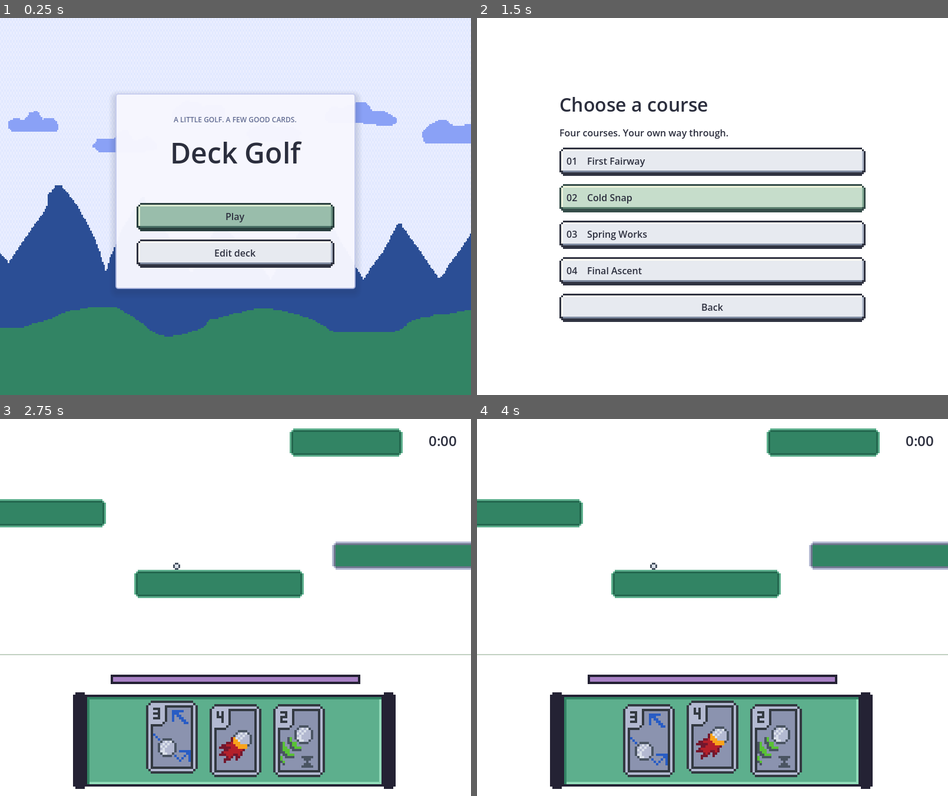
Above: before the commit, frames 1-4 (two rows, left to right).
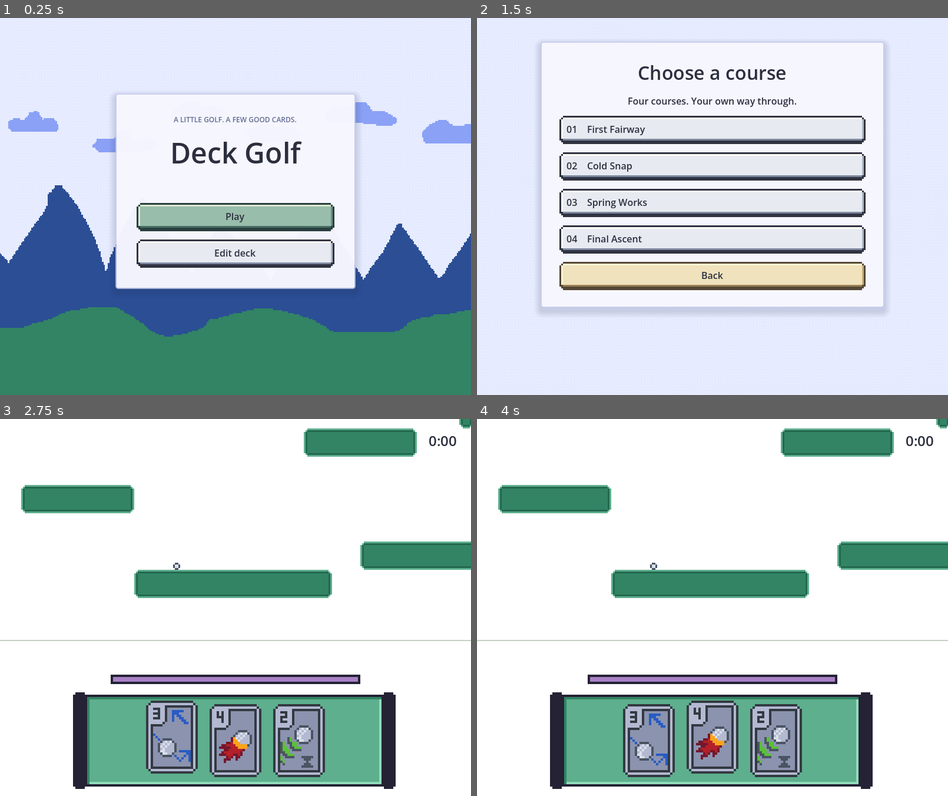
Above: after the commit, the same moments.

Repository: KiwiKaktuss/haven2026
Game: Godot game, scene res://main.tscn
Same seed, same stepped clock (60 frames per second), same inputs: the game is played once before the commit and once after it.
Inputs (mouse positions are in pixels of both pictures, inside the frame that each line leads up to):
- Up to frame 1 (0.25 s): no input
- Up to frame 2 (1.5 s): click "Play" at 0.5 s; move the mouse to (816, 187) at 1.27 s; press the mouse at (816, 187) at 1.28 s; hold D (pan_right) from 1.28 s (still down)
- Up to frame 3 (2.75 s): release D (pan_right) at 2 s; release the mouse at (339, 588) at 2 s; click "01 First Fairway" at 2 s
- Up to frame 4 (4 s): click "Jumpy" at 2.75 s; click "Fireball" at 3.5 s

The runs differ from the first frame. In frame 2, 46% of the frame differs, in the area x 0-100%, y 0-100%; in frame 3, 5.1%; in frame 4, 5.1%.

Commit message:
step9

Diff:
--- a/project.godot
+++ b/project.godot
@@ -23,7 +23,7 @@
 window/size/window_height_override=640
 window/stretch/mode="canvas_items"
 window/stretch/aspect="expand"
-window/stretch/scale_mode="integer"
+window/stretch/scale_mode="fractional"
 window/size/min_width=800
 window/size/min_height=640
 
--- a/scenes/ui/level_select.tscn
+++ b/scenes/ui/level_select.tscn
@@ -1,6 +1,23 @@
 [gd_scene format=3]
 [ext_resource type="Theme" path="res://resources/ui/default_theme.tres" id="theme"]
 [ext_resource type="Script" path="res://scripts/ui/level_select.gd" id="script"]
+[ext_resource type="Script" path="res://scripts/ui/menu_background.gd" id="background"]
+[ext_resource type="Texture2D" path="res://art/background2.png" id="sky"]
+
+[sub_resource type="StyleBoxFlat" id="selector_panel"]
+bg_color = Color(0.97, 0.97, 1, 0.97)
+border_width_left = 2
+border_width_top = 2
+border_width_right = 2
+border_width_bottom = 2
+border_color = Color(0.78, 0.8, 0.94, 0.8)
+corner_radius_top_left = 4
+corner_radius_top_right = 4
+corner_radius_bottom_left = 4
+corner_radius_bottom_right = 4
+shadow_color = Color(0.12, 0.16, 0.3, 0.16)
+shadow_size = 12
+shadow_offset = Vector2(0, 6)
 
 [node name="LevelSelect" type="Control"]
 texture_filter = 2
@@ -13,15 +30,17 @@
 theme = ExtResource("theme")
 script = ExtResource("script")
 
-[node name="Background" type="ColorRect" parent="."]
+[node name="Background" type="Control" parent="."]
 layout_mode = 1
 anchors_preset = 15
 anchor_right = 1.0
 anchor_bottom = 1.0
 grow_horizontal = 2
 grow_vertical = 2
-color = Color(1, 1, 1, 1)
 mouse_filter = 2
+script = ExtResource("background")
+sky_only = true
+sky_texture = ExtResource("sky")
 
 [node name="Center" type="CenterContainer" parent="."]
 layout_mode = 1
@@ -30,6 +49,13 @@
 anchor_bottom = 1.0
 grow_horizontal = 2
 grow_vertical = 2
+mouse_filter = 2
+
+[node name="MenuPanel" type="Panel" parent="Center"]
+custom_minimum_size = Vector2(584, 452)
+layout_mode = 2
+mouse_filter = 2
+theme_override_styles/panel = SubResource("selector_panel")
 
 [node name="Content" type="VBoxContainer" parent="Center"]
 custom_minimum_size = Vector2(520, 0)
@@ -39,12 +65,14 @@
 text = "Choose a course"
 theme_override_font_sizes/font_size = 32
 mouse_filter = 2
+horizontal_alignment = 1
 
 
 [node name="Subtitle" type="Label" parent="Center/Content"]
 text = "Four courses. Your own way through."
 theme_override_font_sizes/font_size = 16
 mouse_filter = 2
+horizontal_alignment = 1
 
 
 [node name="Course0" type="Button" parent="Center/Content"]
--- a/scripts/game/main.gd
+++ b/scripts/game/main.gd
@@ -14,17 +14,28 @@
 var save: SaveStore = SaveStore.new()
 var session: GameSession
 var course_index: int = 0
-const MENU_TRAVEL_SECONDS: float = 1.65
+const MENU_TRAVEL_SECONDS: float = 1.15
 var _menu_screen: Control
 var _deck_screen: Control
+var _levels_screen: Control
 var _journey_tween: Tween
 var _journey_progress: float = 0.0
 var _journey_moving: bool = false
+var _background_scroll_time: float = 0.0
 
 func _ready() -> void:
     save.read_save(cards, courses)
     get_viewport().size_changed.connect(_layout_menu_journey)
     _show_menu()
+
+func _process(delta: float) -> void:
+    _background_scroll_time += delta
+    _synchronize_menu_backgrounds()
+
+func _synchronize_menu_backgrounds() -> void:
+    for room: Control in [_menu_screen, _levels_screen]:
+        if is_instance_valid(room):
+            room.get_node("Background").synchronize_scroll(_background_scroll_time)
 
 func _clear_screens() -> void:
     if _journey_tween != null:
@@ -34,6 +45,7 @@
     _journey_progress = 0.0
     _menu_screen = null
     _deck_screen = null
+    _levels_screen = null
     for screen: Node in screen_host.get_children():
         screen_host.remove_child(screen)
         screen.queue_free()
@@ -55,8 +67,8 @@
 func _show_menu() -> void:
     if _journey_moving:
         return
-    if is_instance_valid(_menu_screen) and is_instance_valid(_deck_screen):
-        if _journey_progress > 0.0:
+    if is_instance_valid(_menu_screen):
+        if not is_zero_approx(_journey_progress):
             _travel_to_menu_depth(0.0)
         return
     _clear_games()
@@ -72,11 +84,19 @@
     _layout_menu_journey()
 
 func _show_levels() -> void:
-    _clear_games()
-    var screen: Control = _screen(level_select_scene)
-    screen.course_requested.connect(_start_course)
-    screen.back_requested.connect(_show_menu)
-    screen.show_records(save.records)
+    if _journey_moving:
+        return
+    _clear_games()
+    if not is_instance_valid(_menu_screen):
+        _show_menu()
+    if not is_instance_valid(_levels_screen):
+        _levels_screen = level_select_scene.instantiate() as Control
+        _levels_screen.clip_contents = true
+        screen_host.add_child(_levels_screen)
+        _levels_screen.course_requested.connect(_start_course)
+        _levels_screen.back_requested.connect(_show_menu)
+    _levels_screen.show_records(save.records)
+    _travel_to_menu_depth(-1.0)
 
 func _show_deck() -> void:
     if _journey_moving:
@@ -103,32 +123,41 @@
     _show_menu()
 
 func _travel_to_menu_depth(depth: float) -> void:
+    if is_equal_approx(depth, _journey_progress):
+        return
     _journey_moving = true
-    _menu_screen.show()
-    _deck_screen.show()
-    # Disabled processing also keeps cards, tooltips, and keyboard focus from
-    # reacting while the camera is travelling between the two rooms.
-    _menu_screen.process_mode = Node.PROCESS_MODE_DISABLED
-    _deck_screen.process_mode = Node.PROCESS_MODE_DISABLED
-    for card: Node in _deck_screen.find_children("*", "Button", true, false):
-        if card is CardView:
-            card._hide_information()
+    # Room coordinates: selector above the surface, deck editor below it.
+    var rooms: Array[Control] = [_levels_screen, _menu_screen, _deck_screen]
+    for room: Control in rooms:
+        if is_instance_valid(room):
+            room.show()
+            room.process_mode = Node.PROCESS_MODE_DISABLED
+    if is_instance_valid(_deck_screen):
+        for card: Node in _deck_screen.find_children("*", "Button", true, false):
+            if card is CardView:
+                card._hide_information()
     var focused: Control = get_viewport().gui_get_focus_owner()
     if focused != null:
         focused.release_focus()
-    var destination: Control = _deck_screen if depth == 1.0 else _menu_screen
+    var destination: Control = _levels_screen if depth == -1.0 else (_deck_screen if depth == 1.0 else _menu_screen)
+    var focus_path: String = "Center/Content/Play" if _journey_progress < 0.0 else "Center/Content/Deck"
+    if depth == -1.0:
+        focus_path = "Center/Content/Course0"
+    elif depth == 1.0:
+        focus_path = "Margin/Content/Footer/Back"
     screen_host.move_child(destination, 0)
     _layout_menu_journey()
     _journey_tween = create_tween()
     _journey_tween.set_trans(Tween.TRANS_SINE).set_ease(Tween.EASE_IN_OUT)
-    _journey_tween.tween_method(_set_menu_depth, _journey_progress, depth, MENU_TRAVEL_SECONDS)
+    _journey_tween.tween_method(_set_menu_depth, _journey_progress, depth, MENU_TRAVEL_SECONDS * absf(depth - _journey_progress))
     _journey_tween.finished.connect(func() -> void:
         _journey_moving = false
         _journey_tween = null
-        _menu_screen.visible = depth == 0.0
-        _deck_screen.visible = depth == 1.0
+        for room: Control in rooms:
+            if is_instance_valid(room):
+                room.visible = room == destination
         destination.process_mode = Node.PROCESS_MODE_INHERIT
-        var button: Button = destination.get_node("Margin/Content/Footer/Back" if depth == 1.0 else "Center/Content/Deck")
+        var button: Button = destination.get_node(focus_path)
         button.grab_focus())
 
 func _set_menu_depth(depth: float) -> void:
@@ -137,19 +166,19 @@
 
 func _layout_menu_journey() -> void:
     var viewport_size: Vector2 = get_viewport_rect().size
-    var height: float = viewport_size.y
-    if is_instance_valid(_menu_screen):
-        # The journey owns room geometry. Fixed anchors prevent viewport resize
-        # notifications from also adding their delta to a moving room's size.
-        _menu_screen.set_anchors_preset(Control.PRESET_TOP_LEFT)
-        _menu_screen.size = viewport_size
-        _menu_screen.position.y = -_journey_progress * height
-        _menu_screen.get_node("Center").modulate.a = 1.0 - smoothstep(0.0, 0.65, _journey_progress)
-    if is_instance_valid(_deck_screen):
-        _deck_screen.set_anchors_preset(Control.PRESET_TOP_LEFT)
-        _deck_screen.size = viewport_size
-        _deck_screen.position.y = (1.0 - _journey_progress) * height
-        _deck_screen.get_node("Margin").modulate.a = smoothstep(0.25, 1.0, _journey_progress)
+    var rooms: Array[Control] = [_levels_screen, _menu_screen, _deck_screen]
+    for index: int in range(rooms.size()):
+        var room: Control = rooms[index]
+        if not is_instance_valid(room):
+            continue
+        # Fixed anchors keep viewport resize deltas out of moving room geometry.
+        room.set_anchors_preset(Control.PRESET_TOP_LEFT)
+        room.size = viewport_size
+        var room_depth: float = float(index - 1)
+        room.position.y = (room_depth - _journey_progress) * viewport_size.y
+        if room != _deck_screen:
+            room.get_node("Background").world_origin_y = room_depth * viewport_size.y
+    _synchronize_menu_backgrounds()
 
 func _start_course(index: int) -> void:
     _clear_screens()
--- a/scripts/ui/level_select.gd
+++ b/scripts/ui/level_select.gd
@@ -4,6 +4,9 @@
 @export var courses: CourseCatalog = preload("res://resources/levels/catalog.tres")
 
 func _ready() -> void:
+    for button: Node in $Center/Content.get_children():
+        if button is Button:
+            button.add_theme_color_override("font_focus_color", Color(0.17, 0.18, 0.24, 1))
     $Center/Content/Back.pressed.connect(func() -> void: back_requested.emit())
     for index: int in range(courses.courses.size()):
         get_node("Center/Content/Course%s" % index).pressed.connect(func() -> void: course_requested.emit(index))
--- a/scripts/ui/menu_background.gd
+++ b/scripts/ui/menu_background.gd
@@ -13,8 +13,13 @@
 @export_range(0.0, 20.0, 0.1) var mountains_speed: float = 3.0
 @export_range(0.0, 20.0, 0.1) var clouds_speed: float = 1.4
 @export_range(0.0, 20.0, 0.1) var sky_speed: float = 0.35
+@export var sky_only: bool = false
+@export var sky_texture: Texture2D = preload("res://art/background2.png")
+var world_origin_y: float = 0.0
 
 var _offsets: PackedFloat64Array = PackedFloat64Array([0.0, 0.0, 0.0, 0.0])
+var _scroll_time: float = 0.0
+var _shared_clock: bool = false
 
 func _ready() -> void:
     mouse_filter = Control.MOUSE_FILTER_IGNORE
@@ -25,14 +30,23 @@
     queue_redraw()
 
 func _process(delta: float) -> void:
-    if not is_visible_in_tree():
+    if _shared_clock or not is_visible_in_tree():
         return
+    _scroll_time += delta
+    _update_offsets()
+
+func synchronize_scroll(seconds: float) -> void:
+    _shared_clock = true
+    _scroll_time = seconds
+    _update_offsets()
+
+func _update_offsets() -> void:
     var speeds: PackedFloat64Array = PackedFloat64Array([
         sky_speed, clouds_speed, mountains_speed, hills_speed,
     ])
     for layer: int in range(_offsets.size()):
         # Wrap each layer separately to keep long-running menus stable.
-        _offsets[layer] = fposmod(_offsets[layer] + speeds[layer] * delta, STRIP_WIDTH)
+        _offsets[layer] = fposmod(speeds[layer] * _scroll_time, STRIP_WIDTH)
     queue_redraw()
 
 func _draw() -> void:
@@ -41,9 +55,17 @@
     # One shared scale keeps the landscape proportional on tall and wide windows.
     var art_scale: float = maxf(2.0, size.y / 256.0)
     var strip_height: float = STRIP_HEIGHT * art_scale
-    _draw_strip(0, Rect2(0, 384, STRIP_WIDTH, 138), 0.0, size.y, art_scale)
+    # Repeat at the same pixel scale in both rooms. The world-space vertical
+    # origin joins the sky pattern across the selector/menu boundary.
+    var sky_height: float = sky_texture.get_height() * art_scale
+    var top: float = -fposmod(world_origin_y, sky_height)
+    while top < size.y:
+        _draw_strip(0, Rect2(Vector2.ZERO, sky_texture.get_size()), top, sky_height, art_scale, sky_texture)
+        top += sky_height
     # Soften the atlas's high-contrast sky dithering behind the menu.
     draw_rect(Rect2(Vector2.ZERO, size), Color(0.91, 0.93, 1.0, 0.78))
+    if sky_only:
+        return
     _draw_strip(1, Rect2(0, 256, STRIP_WIDTH, STRIP_HEIGHT), size.y * 0.18, strip_height, art_scale)
     var mountain_bottom: float = size.y * 0.74
     draw_rect(Rect2(0, mountain_bottom, size.x, size.y - mountain_bottom), MOUNTAINS_COLOR)
@@ -52,10 +74,10 @@
     draw_rect(Rect2(0, hills_bottom, size.x, size.y - hills_bottom), HILLS_COLOR)
     _draw_strip(3, Rect2(0, 0, STRIP_WIDTH, STRIP_HEIGHT), hills_bottom - strip_height, strip_height, art_scale)
 
-func _draw_strip(layer: int, source: Rect2, top: float, height: float, art_scale: float) -> void:
+func _draw_strip(layer: int, source: Rect2, top: float, height: float, art_scale: float, texture: Texture2D = ATLAS) -> void:
     var tile_width: float = STRIP_WIDTH * art_scale
     var left: float = -_offsets[layer] * art_scale
     while left < size.x:
         # Adjacent copies share an edge, so wrapping never exposes an empty gap.
-        draw_texture_rect_region(ATLAS, Rect2(left, top, tile_width, height), source)
+        draw_texture_rect_region(texture, Rect2(left, top, tile_width, height), source)
         left += tile_width
--- a/tests/test_card_ui.gd
+++ b/tests/test_card_ui.gd
@@ -60,17 +60,21 @@
         await process_frame
     check(slot.get_node("Information").get_global_rect().end.y < slot.get_global_rect().position.y, "Equipped card description also appears above the card")
     slot._hide_information()
-    for window_size: Vector2i in [Vector2i(800, 640), Vector2i(960, 640), Vector2i(961, 641), Vector2i(1440, 900), Vector2i(1600, 1280)]:
+    for window_size: Vector2i in [Vector2i(800, 640), Vector2i(960, 640), Vector2i(961, 641), Vector2i(1440, 900), Vector2i(1600, 1280), Vector2i(1512, 982), Vector2i(2860, 1707)]:
         root.size = window_size
         for frame: int in range(3):
             await process_frame
-        var grid_aligned: bool = true
+        var proportional: bool = true
         for tile: CardView in editor.get_node("Margin/Content/Grid").get_children():
             var art_rect: Rect2 = tile.get_node("Artwork").get_global_rect()
             var art_scale: Vector2 = tile.get_node("Artwork").get_screen_transform().get_scale()
-            grid_aligned = grid_aligned and art_rect.position.is_equal_approx(art_rect.position.round()) and art_rect.size == Vector2(66, 93)
-            grid_aligned = grid_aligned and art_scale.is_equal_approx(art_scale.round())
-        check(grid_aligned, "Original card pixels stay integer-aligned at " + str(window_size))
+            proportional = proportional and art_rect.size == Vector2(66, 93)
+            proportional = proportional and is_equal_approx(art_scale.x, art_scale.y)
+        check(proportional, "Card artwork keeps its proportions at " + str(window_size))
+        # Check the actual rendered content bounds: integer scaling previously
+        # left borders on all four sides at larger, non-multiple screen sizes.
+        var rendered: Rect2 = root.get_final_transform() * root.get_visible_rect()
+        check(rendered.position.is_equal_approx(Vector2.ZERO) and rendered.size.is_equal_approx(Vector2(root.size)), "Game content fills the window at " + str(window_size))
     root.size = Vector2i(960, 640)
     var original: Array[StringName] = editor.selected.duplicate()
     editor._toggle(&"heavy")
@@ -118,7 +122,7 @@
     var frame_texture: CanvasTexture = frame_style.texture as CanvasTexture
     check(frame_texture.diffuse_texture.resource_path == "res://art/ui/panel.svg" and frame_style.texture_margin_left == 12, "Shared style uses a three-pixel stepped frame")
     check(hand.get_theme_stylebox("normal") is StyleBoxEmpty and not hand.get_node("Caption").is_visible_in_tree(), "Gameplay cards retain the sprite-only presentation")
-    check(ProjectSettings.get_setting("display/window/stretch/scale_mode") == "integer", "Window scaling preserves integer sprite pixels")
+    check(hand.get_node("Artwork").texture_filter == CanvasItem.TEXTURE_FILTER_NEAREST, "Sprites retain nearest filtering when scaling to fit")
     session.free()
     print("Card UI: %s checks, %s failure(s)" % [checks, failures])
     quit(0 if failures == 0 else 1)
--- a/tests/test_lifecycle.gd
+++ b/tests/test_lifecycle.gd
@@ -84,10 +84,12 @@
     click("Margin/Content/Footer/Back")
     await finish_menu_travel()
     click("Center/Content/Play")
+    await finish_menu_travel()
     check(screen().get_node("Center/Content/Course3").visible, "All four courses immediately available")
     click("Center/Content/Back")
-    await ticks()
+    await finish_menu_travel()
     click("Center/Content/Play")
+    await finish_menu_travel()
     click("Center/Content/Course0")
     await ticks(4)
     var session: GameSession = main.session
@@ -180,12 +182,14 @@
     check(main.game_host.get_child_count() == 0 and screen().has_node("Center/Content/Deck"), "Pause to main menu cleans whole attempt")
     for index: int in range(4):
         main._show_levels()
+        await finish_menu_travel()
         click("Center/Content/Course%s" % index)
         check(main.course_index == index and main.session.course.goal_cup != null, "Selectable course has lifecycle targets")
         main.session.finish_attempt(true)
         if index == 3:
             check(screen().get_node("Center/Content/Next").text == "Choose a course", "Final result offers course selection")
             click("Center/Content/Next")
+            await finish_menu_travel()
             check(screen().has_node("Center/Content/Course0"), "Final next returns to course selection")
         else:
             click("Center/Content/Menu")
--- a/tests/test_menu_journey.gd
+++ b/tests/test_menu_journey.gd
@@ -1,5 +1,5 @@
 extends SceneTree
-## The menu and editor share a continuous surface-to-underground camera journey.
+## The selector, surface menu, and deck editor share a continuous camera journey.
 var main: Node2D
 var checks: int = 0
 var failures: int = 0
@@ -115,10 +115,46 @@
     main.save.path = SAVE_PATH
     click(back)
     await finish_travel()
+    click(original_menu.get_node("Center/Content/Play"))
+    check(main._journey_moving and is_instance_valid(main._levels_screen), "Play starts an upward journey into the selector")
+    main._journey_tween.pause()
+    main._journey_tween.custom_step(main.MENU_TRAVEL_SECONDS * 0.5)
+    await frames()
+    var selector: Control = main._levels_screen
+    check(original_menu.position.y > 0.0 and selector.position.y < 0.0, "Ascending lowers the surface while revealing the selector above")
+    check(is_equal_approx(selector.get_global_rect().end.y, original_menu.position.y), "Selector and surface share a seamless boundary")
+    var menu_sky: Control = original_menu.get_node("Background")
+    var selector_sky: Control = selector.get_node("Background")
+    check(menu_sky._offsets == selector_sky._offsets, "All scroll phases use the same clock during travel")
+    check(menu_sky.sky_texture == selector_sky.sky_texture and selector_sky.sky_only, "Selector uses background2 with the same sky texture as the surface")
+    check(original_menu.get_node("Center").modulate.a == 1.0 and selector.get_node("Center").modulate.a == 1.0, "Both screens stay fully opaque during travel")
+    await capture("06_rising_to_selector")
+    root.size = Vector2i(800, 700)
+    await frames()
+    check(is_equal_approx(selector.get_global_rect().end.y, original_menu.position.y), "Resizing during ascent keeps both rooms joined")
+    await finish_travel()
+    check(selector.can_process() and selector.position.y == 0.0 and not original_menu.visible, "Only the selector becomes interactive on arrival")
+    var previous_scroll: float = selector_sky._scroll_time
+    await frames()
+    check(selector_sky._scroll_time > previous_scroll and menu_sky._offsets == selector_sky._offsets, "Both backgrounds remain synchronized while the menu is hidden")
+    root.size = Vector2i(960, 640)
+    await frames()
+    await capture("07_selector")
+    click(selector.get_node("Center/Content/Back"))
+    main._journey_tween.pause()
+    main._journey_tween.custom_step(main.MENU_TRAVEL_SECONDS * 0.5)
+    await frames()
+    check(menu_sky._offsets == selector_sky._offsets, "Returning to the menu never restarts either sky")
+    await capture("08_returning_from_selector")
+    await finish_travel()
+    check(original_menu.can_process() and original_menu.position.y == 0.0 and not selector.visible, "Back glides down to the original menu")
     click(original_menu.get_node("Center/Content/Deck"))
+    var screen_count: int = main.screen_host.get_child_count()
     main._show_levels()
+    check(main._journey_moving and main.screen_host.get_child_count() == screen_count, "Navigation requests during travel cannot interrupt the journey")
+    main._start_course(0)
     await frames()
-    check(main.screen_host.get_child_count() == 1 and not main._journey_moving, "Leaving the menu flow cancels travel without orphaned screens")
+    check(main.screen_host.get_child_count() == 0 and not main._journey_moving, "Launching a course cancels travel without orphaned screens")
     main.free()
     DirAccess.remove_absolute(SAVE_PATH)
     print("Menu journey: %s checks, %s failure(s)" % [checks, failures])
Binary file added: art/background2.png
Not shown, added: art/background2.png.import
